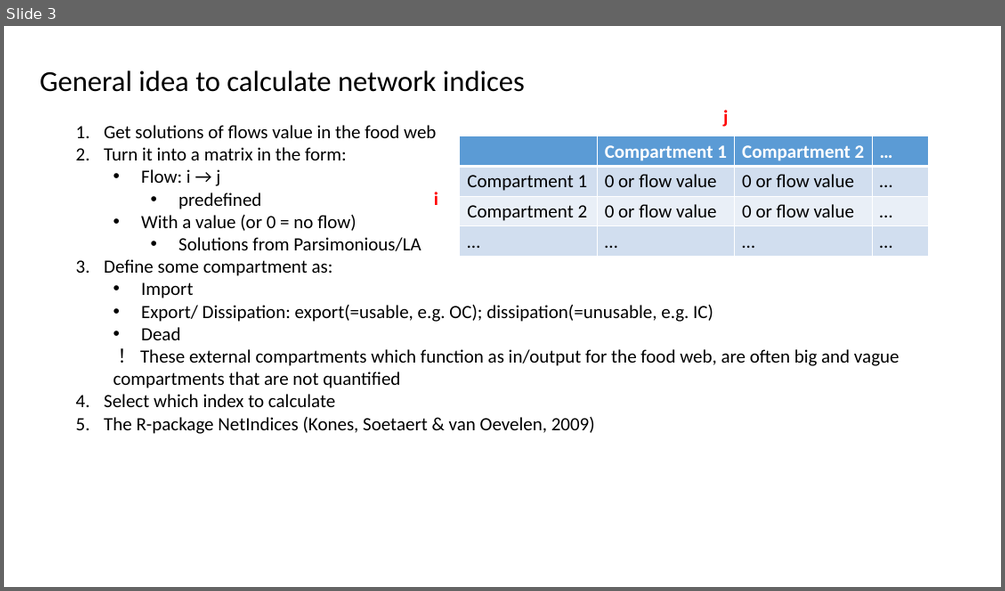
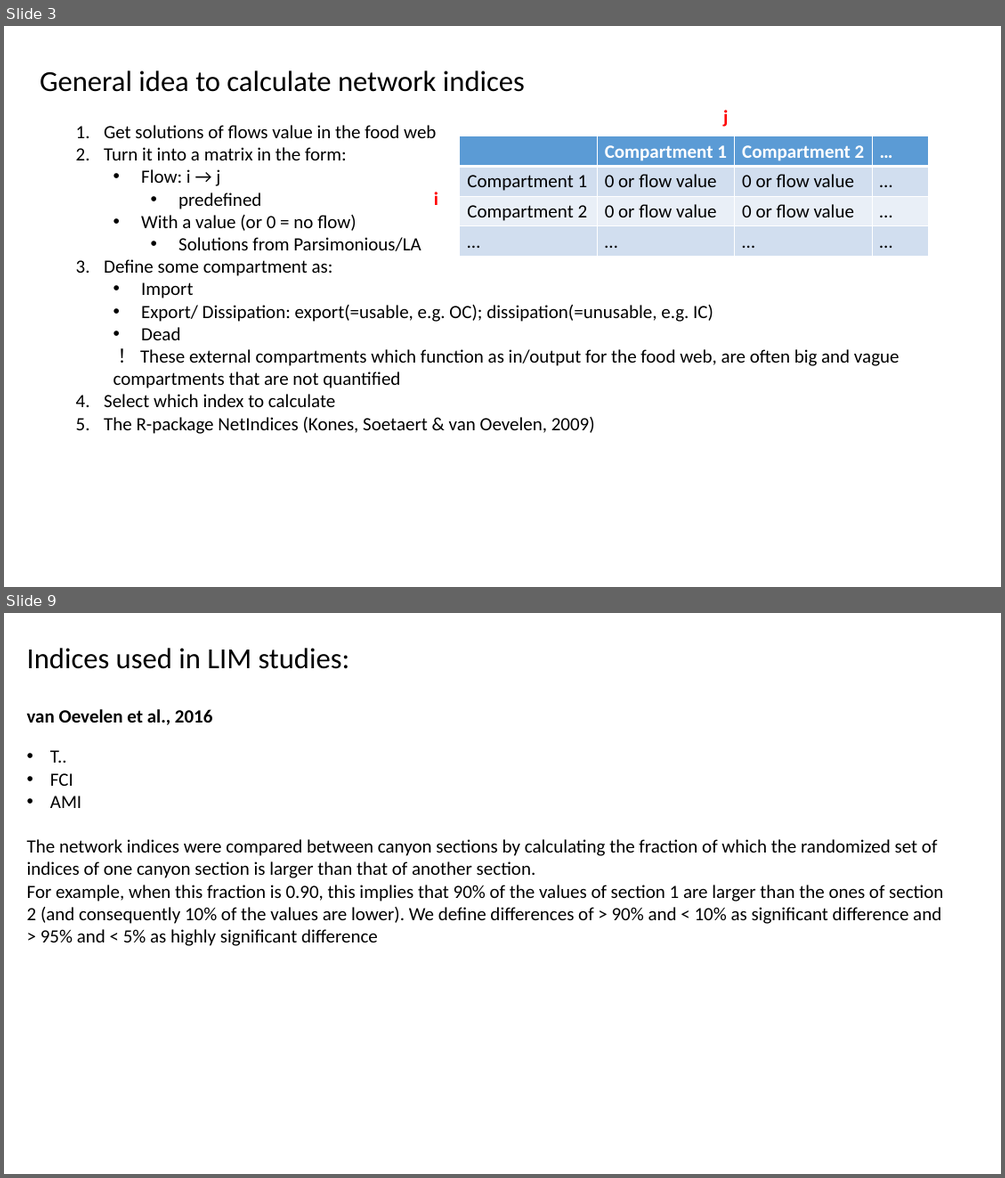
Before and after one commit to chueh1115/GPSC_data, a slide deck: context/GCfoodweb_p3.pptx. Shown one above the other, each under a label of ours: slide 3 before the commit, slides 3 and 9 after it; the slides between them are not shown. The pictures are 1005x591 and 1005x1178 pixels, drawn with LibreOffice and Linux fonts; fonts in the diff are those of the drawing. Boxes give left, top, right and bottom in pixels: in the first picture for what was removed or moved away, otherwise in the second. Text is boxed around its words. In the diff, an @@ line names an element or a change of style, - is before the commit and + after.

```diff
--- a/context/GCfoodweb_p3.pptx
+++ b/context/GCfoodweb_p3.pptx
@@ slide 9 added at [4,613,1001,1174], background #FFFFFF @@
@@ text added at [27,648,350,669], 28 pt, text #000000 @@
+Indices used in LIM studies:
@@ text added at [27,709,213,725], 18 pt, text #000000, bold @@
+van Oevelen et al., 2016
@@ text added at [27,750,943,946], 18 pt, text #000000 @@
+• T..
+• FCI
+• AMI
+The network indices were compared between canyon sections by calculating the fraction of which the randomized set of indices of one canyon section is larger than that of another section.
+For example, when this fraction is 0.90, this implies that 90% of the values of section 1 are larger than the ones of section 2 (and consequently 10% of the values are lower). We define differences of > 90% and < 10% as significant difference and > 95% and < 5% as highly significant difference
```
Also in this commit, not shown: 7 slides changed, 6 other slides added, 14 other files.
